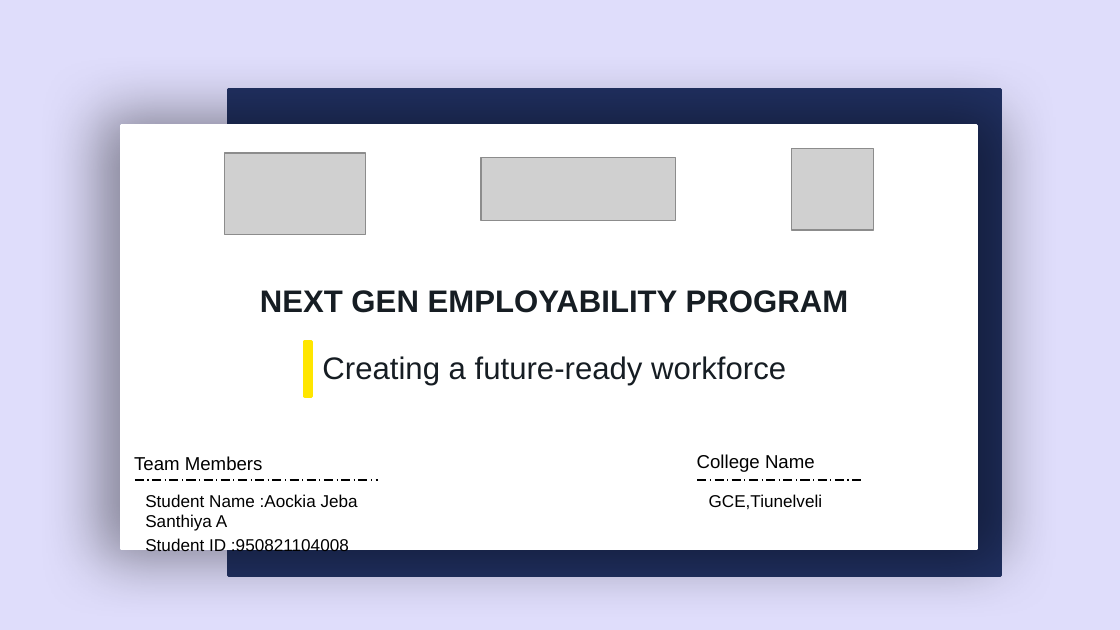
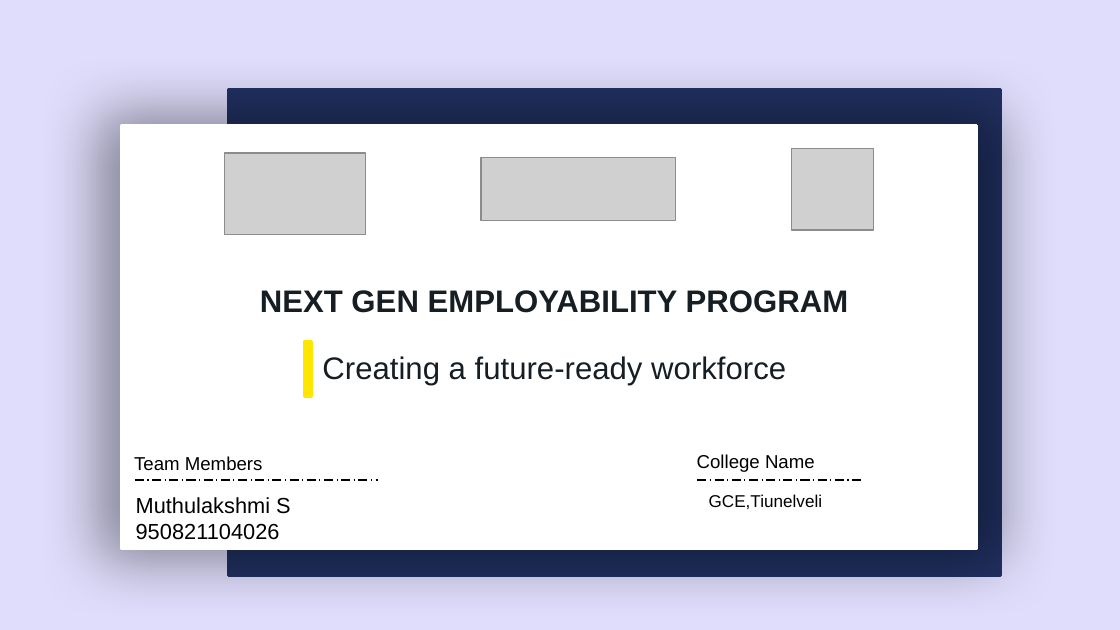
Before and after one commit to MuthulakshmiSudalaikannu/Muthulakshmi_4026_gce_tly, a slide deck: slide 1 of Muthulakshmi_4026_GCE-tly.pptx. Drawn at 1120x630 pixels with LibreOffice and Linux fonts; fonts in the diff are those of the drawing; grey boxes stand for pictures; background and template pictures are left out. Boxes give left, top, right and bottom in pixels: in the first picture for what was removed or moved away, otherwise in the second. Text is boxed around its words. In the diff, an @@ line names an element or a change of style, - is before the commit and + after.

```diff
--- a/Muthulakshmi_4026_GCE-tly.pptx
+++ b/Muthulakshmi_4026_GCE-tly.pptx
@@ text added at [136,497,291,540], 14 pt, text #000000 @@
+Muthulakshmi S
+950821104026
@@ text removed at [145,494,358,555] @@
-Student Name :Aockia Jeba Santhiya A
-Student ID :950821104008
```
Also in this commit, not shown: 8 other slides changed.
